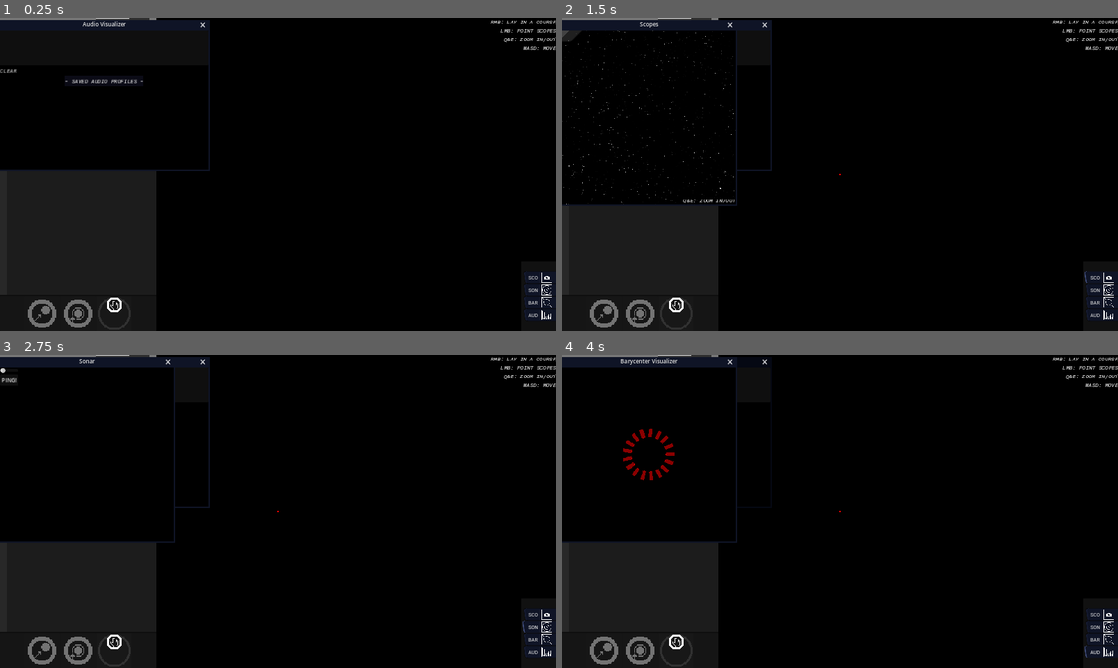
Above: before the commit, frames 1-4 (two rows, left to right).
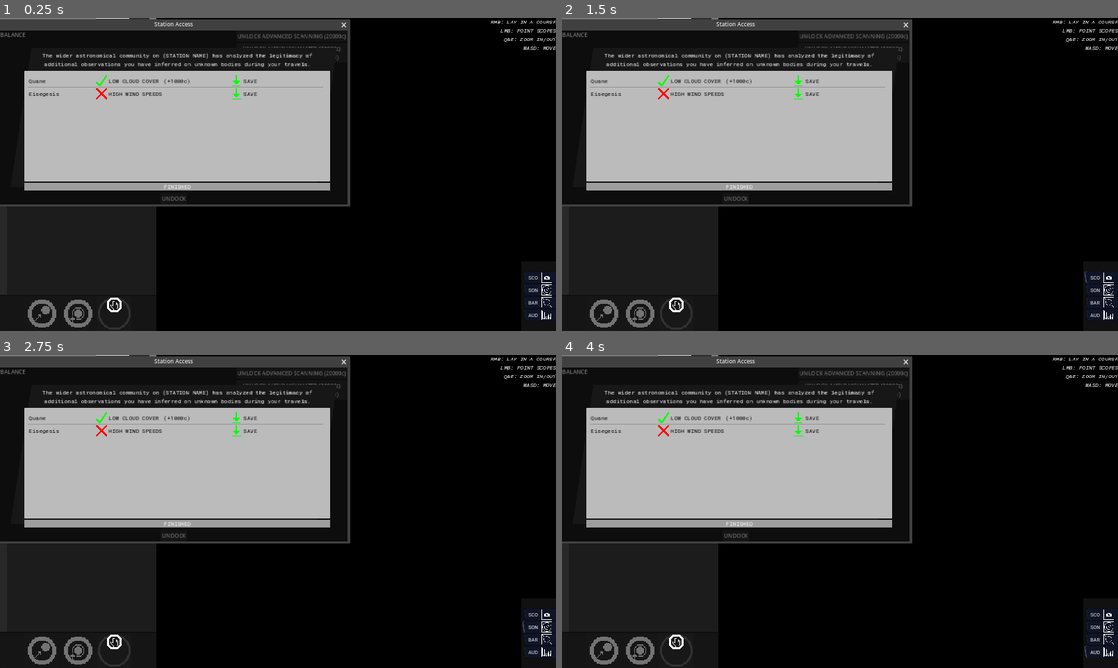
Above: after the commit, the same moments.

Repository: KermitGodFrog/Stellar-Cartography
Game: Godot game, scene res://Scenes/Game Master/gameMaster.tscn
Same seed, same stepped clock (60 frames per second), same inputs: the game is played once before the commit and once after it. Sound files missing from this copy of the repository are replaced by a short silence.
Inputs (mouse positions are in pixels of both pictures, inside the frame that each line leads up to):
- Up to frame 1 (0.25 s): no input
- Up to frame 2 (1.5 s): click (678, 312) at 0.5 s; click "SCO" at 1.25 s
- Up to frame 3 (2.75 s): click "SON" at 2 s
- Up to frame 4 (4 s): click "BAR" at 2.75 s; click "AUD" at 3.5 s

The runs differ from the first frame. In frame 1, 25% of the frame differs, in the area x 0-63%, y 0-61%; in frame 2, 25%; in frame 3, 25%; in frame 4, 25%.

Commit message:
Tidied up turning in exploration data variations popup.

Diff:
--- /dev/null
+++ b/Data/Ping Display Helpers/discovery.tres
@@ -0,0 +1,16 @@
+[gd_resource type="Resource" script_class="pingDisplayHelperAPI" load_steps=4 format=3 uid="uid://d3ntmvsq6pv83"]
+
+[ext_resource type="Script" path="res://Data/pingDisplayHelperAPI.gd" id="1_pp58e"]
+
+[sub_resource type="Gradient" id="Gradient_3y2i6"]
+colors = PackedColorArray(0, 1, 0, 0.509804, 0, 0.905217, 3.85046e-06, 0.196078)
+
+[sub_resource type="Curve" id="Curve_udqr3"]
+_data = [Vector2(0, 0), 0.0, 0.0, 0, 0, Vector2(0.5, 15), 0.0, -92.5, 0, 0, Vector2(1, 0), 0.0, 0.0, 0, 0]
+point_count = 3
+
+[resource]
+script = ExtResource("1_pp58e")
+radius_curve = SubResource("Curve_udqr3")
+color_curve = SubResource("Gradient_3y2i6")
+max_time = 75.0
--- a/Data/Ping Display Helpers/normal.tres
+++ b/Data/Ping Display Helpers/normal.tres
@@ -8,7 +8,7 @@
 
 [sub_resource type="Curve" id="Curve_jmr78"]
 max_value = 5.0
-_data = [Vector2(0, 0.05), 0.0, 25.0, 0, 0, Vector2(0.25, 2.5), 0.0, 0.0, 0, 0, Vector2(1, 0.05), 0.0, 0.0, 0, 0]
+_data = [Vector2(0, 0), 0.0, 25.0, 0, 0, Vector2(0.25, 2.5), 0.0, 0.0, 0, 0, Vector2(1, 0), 0.0, 0.0, 0, 0]
 point_count = 3
 
 [resource]
--- a/Scenes/Audio Visualizer/audio_visualizer.tscn
+++ b/Scenes/Audio Visualizer/audio_visualizer.tscn
@@ -28,6 +28,7 @@
 title = "Audio Visualizer"
 position = Vector2i(0, 36)
 size = Vector2i(600, 400)
+visible = false
 unresizable = true
 theme = ExtResource("1_hiiey")
 
--- a/Scenes/Audio Visualizer/saved_audio_profiles_list.gd
+++ b/Scenes/Audio Visualizer/saved_audio_profiles_list.gd
@@ -6,6 +6,23 @@
 	set_icon(play_icon)
 	pass
 
+func initialize(helpers: Array[audioProfileHelper]):
+	clear()
+
+	for helper in helpers:
+		add_item(helper.body.display_name, null, false)
+		if helper.get_variation_class():
+			add_item(str(variation_to_string(helper.body.get_guessed_variation()), " ", helper.get_variation_class().to_upper().replace("_", " ")), null, false)
+		else:
+			add_item(variation_to_string(helper.body.get_guessed_variation()), null, false)
+
+		if helper.is_guessed_variation_correct(): add_item("", confirmed, false)
+		if not helper.is_guessed_variation_correct(): add_item("", denied, false)
+
+		var item = add_item("", icon, true)
+		set_item_metadata(item, helper)
+	pass
+
 func _on_item_clicked(index, at_position, mouse_button_index):
 	if mouse_button_index == MOUSE_BUTTON_LEFT:
 		var metadata = get_item_metadata(index)
--- a/Scenes/Game/game.gd
+++ b/Scenes/Game/game.gd
@@ -75,20 +75,6 @@
 		for body in current_bodies:
 			world.player.current_star_system.updateBodyPosition(body.get_identifier(), delta)
 
-	#checking to see if the player is orbiting or following a body and whether it can do actions, and doing actions if yes
-	#if current_bodies:
-		#for body in current_bodies:
-			#checking to see if player is following body
-			#if world.player.target_position == body.position:
-				#if world.player.position.distance_to(body.position) <= (body.radius * 3.0):
-					#print("FOLLOWING BODY!!!!!")
-					#if system_map.action_body:
-						#var interaction_body = system_map.action_body
-						#if interaction_body.is_station():
-							#is_paused = true
-							#station_ui.station = interaction_body
-							#_on_station_popup()
-
 	#switching system if close enough to wormhole  (dont thinkj anything else can have jusrisdiction - no API other than the player should be aware of the player)
 	var wormholes = world.player.current_star_system.get_wormholes()
 	for wormhole in wormholes: # ^^^ all wormholes in current star system dont worry
@@ -136,6 +122,7 @@
 					var exclude_systems = destination.destination_systems.duplicate()
 					exclude_systems.append(destination)
 					world.remove_systems_excluding_systems(exclude_systems)
+					station_ui.has_sold_previously = false #allowing to sell exploration data at station at next civilized system
 
 				world.player.previous_star_system = world.player.current_star_system
 
@@ -203,6 +190,9 @@
 	barycenter_visualizer.system = to_system
 	system_3d.spawnBodies()
 	system_3d.reset_locked_body()
+	if audio_visualizer.current_audio_profile_helper:
+		if to_system.bodies.find(audio_visualizer.current_audio_profile_helper.body):
+			audio_visualizer.current_audio_profile_helper = null
 	return to_system
 
 func _on_locked_body_updated(body: bodyAPI):
@@ -224,6 +214,9 @@
 		if body:
 			body.is_known = true
 			if body.metadata.has("value"): world.player.current_value += body.metadata.get("value")
+
+			system_map._on_found_body(id)
+
 			var sub_bodies = system.get_bodies_with_hook_identifier(id)
 			if sub_bodies:
 				for sub_body in sub_bodies:
--- a/Scenes/Station UI/observed_bodies_list.gd
+++ b/Scenes/Station UI/observed_bodies_list.gd
@@ -2,7 +2,7 @@
 
 signal saveAudioProfileHelper(helper: audioProfileHelper)
 
-@onready var confirmed = load("res://Graphics/Misc/confirm.png")
+@onready var confirmed = load("res://Graphics/Misc/confirm_no_shadow.png")
 @onready var denied = load("res://Graphics/Misc/denied.png")
 @onready var icon = load("res://Graphics/download_icon.png")
 
@@ -16,14 +16,27 @@
 	for helper in helpers:
 		add_item(helper.body.display_name, null, false)
 		if helper.get_variation_class():
-			add_item(str(variation_to_string(helper.body.get_guessed_variation()), " ", helper.get_variation_class().to_upper().replace("_", " ")), null, false)
+			match helper.is_guessed_variation_correct():
+				true:
+					add_item(str(variation_to_string(helper.body.get_guessed_variation()), " ", helper.get_variation_class().to_upper().replace("_", " ")), confirmed, false)
+				false:
+					add_item(str(variation_to_string(helper.body.get_guessed_variation()), " ", helper.get_variation_class().to_upper().replace("_", " ")), denied, false)
 		else:
-			add_item(variation_to_string(helper.body.get_guessed_variation()), null, false)
+			match helper.is_guessed_variation_correct():
+				true:
+					add_item(variation_to_string(helper.body.get_guessed_variation()), confirmed, false)
+				false:
+					add_item(variation_to_string(helper.body.get_guessed_variation()), denied, false)
 
-		if helper.is_guessed_variation_correct(): add_item("", confirmed, false)
-		if not helper.is_guessed_variation_correct(): add_item("", denied, false)
+		if helper.is_guessed_variation_correct():
+			var added_value: int
+			var value = helper.body.metadata.get("value")
+			if value: added_value = value
+			add_item(str("(+", added_value, "c)"), null, false)
+		if not helper.is_guessed_variation_correct():
+			add_item("", null, false) #so columns dont get jumbled
 
-		var item = add_item("", icon, true)
+		var item = add_item("DOWNLOAD", icon, true)
 		set_item_metadata(item, helper)
 	pass
 
@@ -43,6 +56,6 @@
 		var metadata = get_item_metadata(index)
 		if metadata:
 			set_item_disabled(index, true)
-			set_item_custom_bg_color(index, Color.DARK_OLIVE_GREEN)
+			set_item_custom_bg_color(index, Color(0,30,0))
 			emit_signal("saveAudioProfileHelper", metadata)
 	pass
--- a/Scenes/Station UI/station_ui.gd
+++ b/Scenes/Station UI/station_ui.gd
@@ -43,7 +43,6 @@
 	audio_profile_helpers = []
 	if station: emit_signal("undockFromStation", station)
 	else: emit_signal("undockFromStation", null)
-	has_sold_previously = false
 	get_tree().paused = false
 	pass
 
--- a/Scenes/Station UI/station_ui.tscn
+++ b/Scenes/Station UI/station_ui.tscn
@@ -1,16 +1,22 @@
-[gd_scene load_steps=5 format=3 uid="uid://dtbagvxj5to3"]
+[gd_scene load_steps=10 format=3 uid="uid://dtbagvxj5to3"]
 
 [ext_resource type="Script" path="res://Scenes/Station UI/station_ui.gd" id="1_8gqs2"]
 [ext_resource type="Theme" uid="uid://cyxa5wd6un7de" path="res://Scenes/Station UI/station_ui_MAIN_theme.tres" id="1_20lhg"]
 [ext_resource type="Script" path="res://Scenes/Station UI/ui_save_audio_profiles_scroll.gd" id="3_b7unw"]
+[ext_resource type="Theme" uid="uid://pb8t4wekexd8" path="res://Scenes/Station UI/station_ui_SAVE_AUDIO_PROFILES_theme.tres" id="3_bcdrx"]
 [ext_resource type="Script" path="res://Scenes/Station UI/observed_bodies_list.gd" id="4_ng3on"]
+[ext_resource type="Texture2D" uid="uid://c5r5ok7jmth3o" path="res://Graphics/Misc/confirm_no_shadow.png" id="5_nd783"]
+[ext_resource type="Texture2D" uid="uid://c5wk5giq8ua5h" path="res://Graphics/download_icon.png" id="5_oh1b1"]
+[ext_resource type="Texture2D" uid="uid://cudxvqxk513ea" path="res://Graphics/Misc/denied.png" id="7_pt3w3"]
+
+[sub_resource type="StyleBoxEmpty" id="StyleBoxEmpty_w52st"]
+content_margin_bottom = 5.0
 
 [node name="station_window" type="Window"]
 process_mode = 2
 title = "Station Access"
 position = Vector2i(0, 36)
 size = Vector2i(1000, 500)
-visible = false
 always_on_top = true
 
 [node name="station_control" type="Control" parent="."]
@@ -79,7 +85,6 @@
 (ADVANCED SCANNING REQUIRED)"
 
 [node name="save_audio_profiles_control" type="Control" parent="station_control"]
-visible = false
 top_level = true
 layout_mode = 1
 anchors_preset = 15
@@ -87,7 +92,16 @@
 anchor_bottom = 1.0
 grow_horizontal = 2
 grow_vertical = 2
-theme = ExtResource("1_20lhg")
+theme = ExtResource("3_bcdrx")
+
+[node name="background" type="ColorRect" parent="station_control/save_audio_profiles_control"]
+layout_mode = 1
+anchors_preset = 15
+anchor_right = 1.0
+anchor_bottom = 1.0
+grow_horizontal = 2
+grow_vertical = 2
+color = Color(0.0901961, 0.0901961, 0.0901961, 0.588235)
 
 [node name="margin" type="MarginContainer" parent="station_control/save_audio_profiles_control"]
 layout_mode = 1
@@ -104,6 +118,8 @@
 [node name="panel" type="Panel" parent="station_control/save_audio_profiles_control/margin"]
 custom_minimum_size = Vector2(880, 400)
 layout_mode = 2
+size_flags_horizontal = 4
+size_flags_vertical = 4
 
 [node name="panel_margin" type="MarginContainer" parent="station_control/save_audio_profiles_control/margin/panel"]
 custom_minimum_size = Vector2(880, 400)
@@ -123,6 +139,7 @@
 [node name="info_label" type="Label" parent="station_control/save_audio_profiles_control/margin/panel/panel_margin/save_audio_profiles_scroll"]
 custom_minimum_size = Vector2(880, 0)
 layout_mode = 2
+theme_override_styles/normal = SubResource("StyleBoxEmpty_w52st")
 text = "The wider astronomical community on (STATION NAME) has analyzed the legitimacy of additional observations you have inferred on unknown bodies during your travels."
 horizontal_alignment = 1
 autowrap_mode = 2
@@ -143,14 +160,31 @@
 text = "UNAVAILABLE : Install proprietary 'audio visualizer' software at your nearest Evil & Co or subsidiary vendor."
 horizontal_alignment = 1
 vertical_alignment = 1
+autowrap_mode = 3
 
 [node name="observed_bodies_list" type="ItemList" parent="station_control/save_audio_profiles_control/margin/panel/panel_margin/save_audio_profiles_scroll"]
 visible = false
 custom_minimum_size = Vector2(880, 0)
 layout_mode = 2
 size_flags_vertical = 3
+max_text_lines = 2
+item_count = 8
 max_columns = 4
-icon_mode = 0
+same_column_width = true
+item_0/text = "Quane"
+item_0/selectable = false
+item_1/text = "LOW CLOUD COVER"
+item_1/icon = ExtResource("5_nd783")
+item_1/selectable = false
+item_2/text = "(+1000c)"
+item_3/text = "SAVE"
+item_3/icon = ExtResource("5_oh1b1")
+item_4/text = "Eisegesis"
+item_5/text = "HIGH WIND SPEEDS"
+item_5/icon = ExtResource("7_pt3w3")
+item_6/text = ""
+item_7/text = "SAVE"
+item_7/icon = ExtResource("5_oh1b1")
 script = ExtResource("4_ng3on")
 
 [node name="finished_button" type="Button" parent="station_control/save_audio_profiles_control/margin/panel/panel_margin/save_audio_profiles_scroll"]
--- /dev/null
+++ b/Scenes/Station UI/station_ui_SAVE_AUDIO_PROFILES_theme.tres
@@ -0,0 +1,71 @@
+[gd_resource type="Theme" load_steps=12 format=3 uid="uid://pb8t4wekexd8"]
+
+[ext_resource type="FontFile" uid="uid://xrcqj2080elm" path="res://Graphics/Fonts/RobotoMono Medium.ttf" id="1_i5j07"]
+
+[sub_resource type="StyleBoxEmpty" id="StyleBoxEmpty_no3m1"]
+
+[sub_resource type="StyleBoxFlat" id="StyleBoxFlat_r3w7h"]
+bg_color = Color(0.498039, 0.498039, 0.498039, 1)
+
+[sub_resource type="StyleBoxFlat" id="StyleBoxFlat_0xxdp"]
+bg_color = Color(0.615686, 0.615686, 0.615686, 1)
+
+[sub_resource type="StyleBoxFlat" id="StyleBoxFlat_0l6js"]
+bg_color = Color(0.498039, 0.498039, 0.498039, 1)
+
+[sub_resource type="StyleBoxEmpty" id="StyleBoxEmpty_npaew"]
+
+[sub_resource type="StyleBoxFlat" id="StyleBoxFlat_jj5cg"]
+content_margin_left = 10.0
+content_margin_top = 10.0
+content_margin_right = 10.0
+content_margin_bottom = 10.0
+bg_color = Color(0.733333, 0.733333, 0.733333, 1)
+corner_radius_top_left = 1
+corner_radius_top_right = 1
+corner_radius_bottom_right = 1
+corner_radius_bottom_left = 1
+
+[sub_resource type="StyleBoxFlat" id="StyleBoxFlat_aolcs"]
+content_margin_left = 10.0
+content_margin_top = 10.0
+content_margin_right = 10.0
+content_margin_bottom = 10.0
+bg_color = Color(0.733333, 0.733333, 0.733333, 1)
+corner_radius_top_left = 1
+corner_radius_top_right = 1
+corner_radius_bottom_right = 1
+corner_radius_bottom_left = 1
+
+[sub_resource type="StyleBoxFlat" id="StyleBoxFlat_mr11f"]
+bg_color = Color(0.615686, 0.615686, 0.615686, 1)
+
+[sub_resource type="StyleBoxFlat" id="StyleBoxFlat_v0yyn"]
+bg_color = Color(0.615686, 0.615686, 0.615686, 1)
+
+[sub_resource type="StyleBoxFlat" id="StyleBoxFlat_3opy6"]
+bg_color = Color(0.0901961, 0.0901961, 0.0901961, 1)
+skew = Vector2(0.15, 0)
+
+[resource]
+default_font = ExtResource("1_i5j07")
+Button/colors/font_color = Color(1, 1, 1, 1)
+Button/colors/font_focus_color = Color(1, 1, 1, 1)
+Button/colors/font_hover_color = Color(1, 1, 1, 1)
+Button/colors/font_hover_pressed_color = Color(1, 1, 1, 1)
+Button/colors/font_pressed_color = Color(1, 1, 1, 1)
+Button/styles/focus = SubResource("StyleBoxEmpty_no3m1")
+Button/styles/hover = SubResource("StyleBoxFlat_r3w7h")
+Button/styles/normal = SubResource("StyleBoxFlat_0xxdp")
+Button/styles/pressed = SubResource("StyleBoxFlat_0l6js")
+ItemList/colors/font_color = Color(0, 0, 0, 1)
+ItemList/colors/font_hovered_color = Color(0.117647, 0.117647, 0.117647, 1)
+ItemList/colors/font_selected_color = Color(0.117647, 0.117647, 0.117647, 1)
+ItemList/colors/guide_color = Color(0.117647, 0.117647, 0.117647, 0.25098)
+ItemList/constants/v_separation = 5
+ItemList/styles/focus = SubResource("StyleBoxEmpty_npaew")
+ItemList/styles/hovered = SubResource("StyleBoxFlat_jj5cg")
+ItemList/styles/panel = SubResource("StyleBoxFlat_aolcs")
+ItemList/styles/selected = SubResource("StyleBoxFlat_mr11f")
+ItemList/styles/selected_focus = SubResource("StyleBoxFlat_v0yyn")
+Panel/styles/panel = SubResource("StyleBoxFlat_3opy6")
--- a/Scenes/Station UI/ui_save_audio_profiles_scroll.gd
+++ b/Scenes/Station UI/ui_save_audio_profiles_scroll.gd
@@ -5,7 +5,7 @@
 @onready var observed_bodies_list = $observed_bodies_list
 
 func _on_upgrade_state_change(upgrade_idx: playerAPI.UPGRADE_ID, state: bool):
-	if upgrade_idx == playerAPI.UPGRADE_ID.ADVANCED_SCANNING:
+	if upgrade_idx == playerAPI.UPGRADE_ID.AUDIO_VISUALIZER:
 		display_warning = !state
 		match display_warning:
 			true:
--- a/Scenes/System Map/system_map.gd
+++ b/Scenes/System Map/system_map.gd
@@ -274,6 +274,14 @@
 		#SONAR_PINGS.append(ping)
 	pass
 
+func _on_found_body(id: int):
+	var body_pos = system.get_body_from_identifier(id).position
+	var ping = load("res://Data/Ping Display Helpers/discovery.tres").duplicate(true)
+	ping.position = body_pos
+	ping.resetTime()
+	SONAR_PINGS.append(ping)
+	pass
+
 func _on_start_movement_lock_timer():
 	if movement_lock_timer.is_stopped():
 		movement_lock_timer.start()
Binary file added: Graphics/Misc/confirm_no_shadow.png
Not shown, added: Graphics/Misc/confirm_no_shadow.png.import
